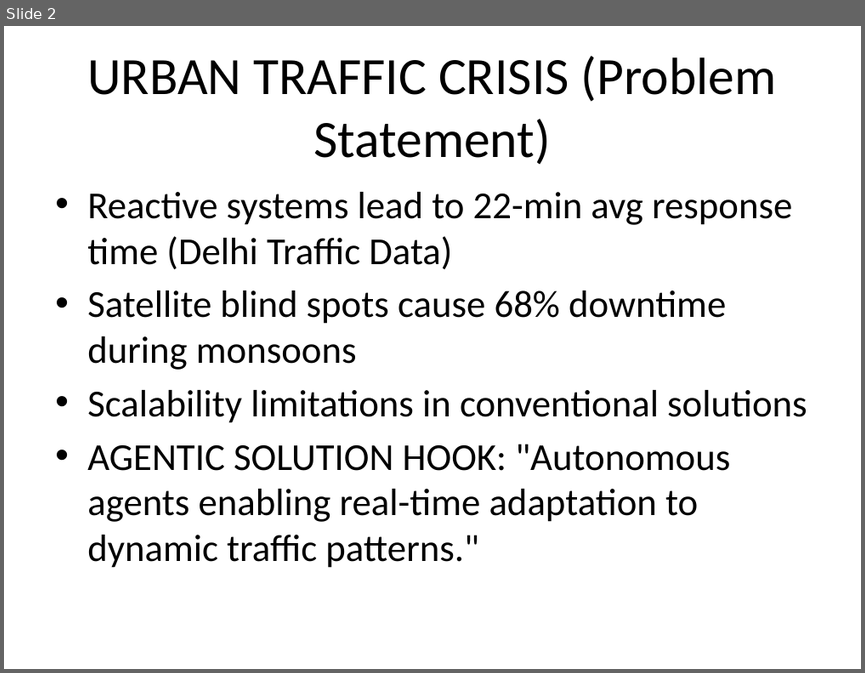
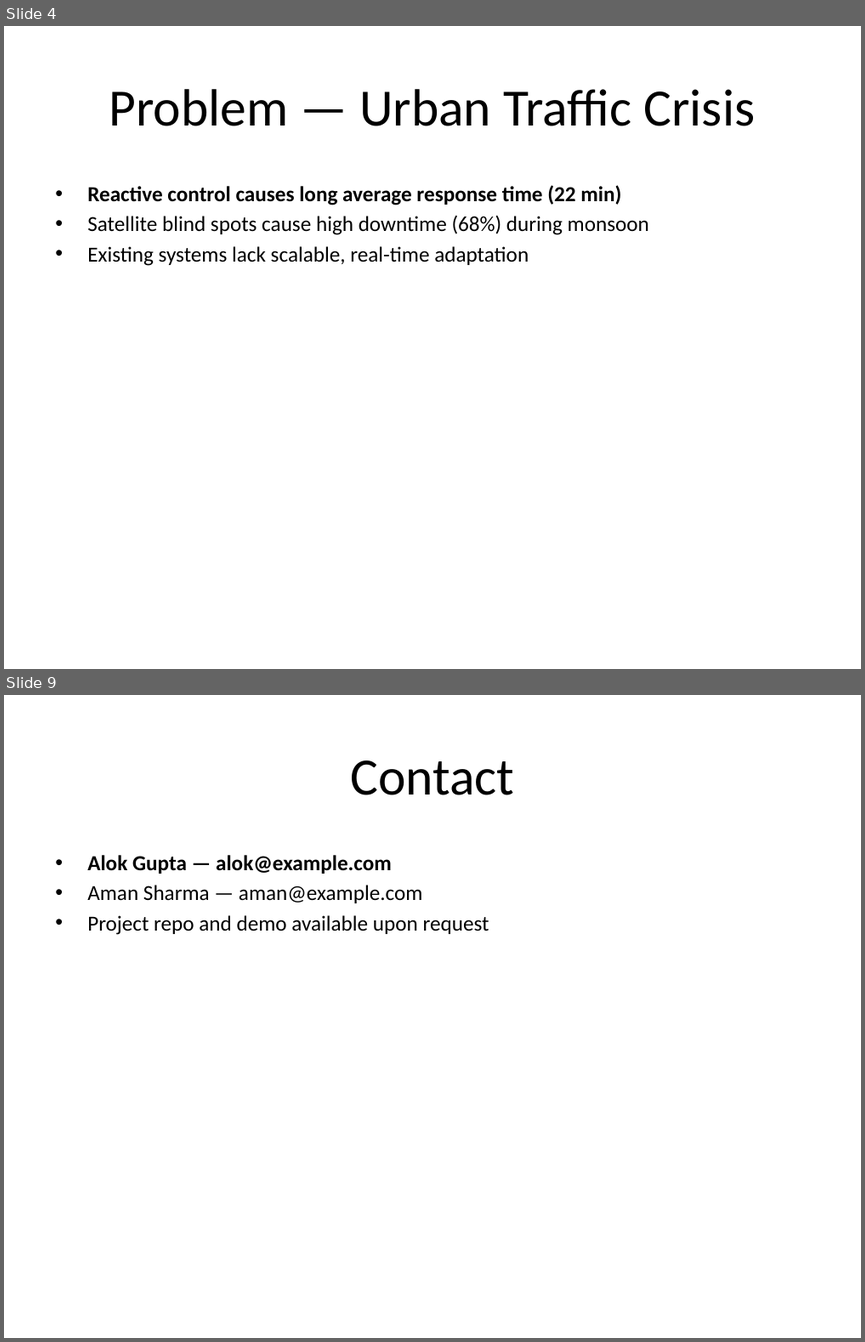
Before and after one commit to 23Amansharma/agentic-ai-ppt-generator, a slide deck: Agentic_AI_Traffic_Management_Hackathon_2025.pptx. Shown one above the other, each under a label of ours: slide 2 before the commit, slides 4 and 9 after it; the slides between them are not shown. The pictures are 865x673 and 865x1342 pixels, drawn with LibreOffice and Linux fonts; fonts in the diff are those of the drawing. Boxes give left, top, right and bottom in pixels: in the first picture for what was removed or moved away, otherwise in the second. Text is boxed around its words. In the diff, an @@ line names an element or a change of style, - is before the commit and + after.

```diff
--- a/Agentic_AI_Traffic_Management_Hackathon_2025.pptx
+++ b/Agentic_AI_Traffic_Management_Hackathon_2025.pptx
@@ slide 9 added at bbox=[4, 695, 861, 1338], background #FFFFFF @@
@@ title added at bbox=[350, 760, 514, 795], 44 pt, text #000000 @@
+Contact
@@ text added at bbox=[87, 855, 489, 935], 18 pt, text #000000 @@
+• Alok Gupta — alok@example.com
+• Aman Sharma — aman@example.com
+• Project repo and demo available upon request
@@ what was slide 2 is now slide 4 @@
@@ slide 4 changed as well @@
@@ title at bbox=[109, 89, 755, 126]: text changed @@
-URBAN TRAFFIC CRISIS (Problem Statement)
+Problem — Urban Traffic Crisis
@@ text at bbox=[87, 185, 649, 266]: text changed; size 32 to 18 pt @@
-• Reactive systems lead to 22-min avg response time (Delhi Traffic Data)
-• Satellite blind spots cause 68% downtime during monsoons
-• Scalability limitations in conventional solutions
-• AGENTIC SOLUTION HOOK: "Autonomous agents enabling real-time adaptation to dynamic traffic patterns."
+• Reactive control causes long average response time (22 min)
+• Satellite blind spots cause high downtime (68%) during monsoon
+• Existing systems lack scalable, real-time adaptation
```
Also in this commit, not shown: 1 other slide changed, 6 other slides added, 2 other files.
